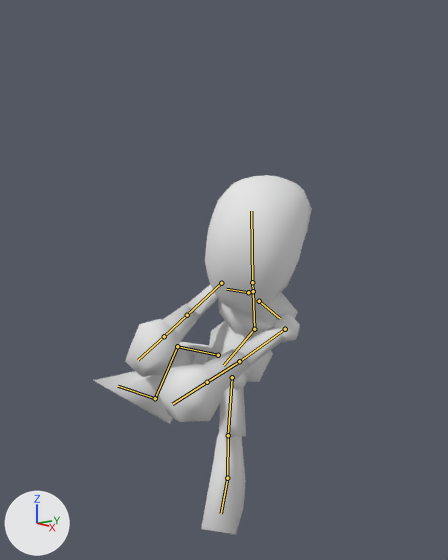
The Blender file Julio/DormTest/Assets/Model/ROBOT.blend, before and after one commit.
One viewpoint serves both versions: a 50 mm camera at (4.68, -4.32, 4.62) aimed at (0.09, -0.71, 3.45). The axes (+X, +Y, +Z) are drawn at lower left. The lights are the same throughout. Both versions are drawn at frame 11 of the action 'LedgeGetUp'; the numbers are the values there. The bones that bend it are drawn over the model as lines.

In view in the first picture: 'Leg'.
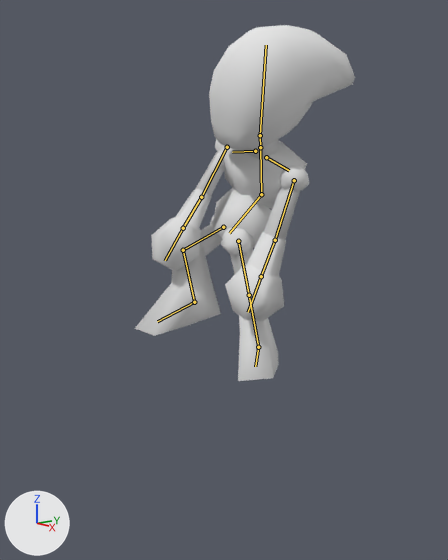
Location of each change, [x1, y1, x2, y2] in pixels of the pictures (448 x 560 px):
'Leg', posed: before [93, 175, 312, 534]; after [135, 25, 355, 381]
bone 'head', root to tip: before (252, 282) to (251, 211); after (260, 135) to (266, 45)
bone 'upperarm.l', root to tip: before (285, 329) to (239, 361); after (294, 180) to (275, 240)
bone 'upperarm.r', root to tip: before (221, 283) to (187, 315); after (227, 147) to (201, 197)

Edits to the bpy script that builds the scene:
```text
Change bone_root:
    where bone_root = bpy.data.objects['Armature'].pose.bones['root']
    bone_root.location: (0.0, 0.0, 0.0) -> (0.0, -0.507, -0.916)
Change bone_bone:
    where bone_bone = bpy.data.objects['Armature'].pose.bones['Bone']  # child of 'root'
    bone_bone.location: (0.0, 0.239, -1.087) -> (0.0, 0.669, -1.533)
Change bone_head:
    where bone_head = bpy.data.objects['Armature'].pose.bones['head']  # child of 'neck'
    bone_head.rotation_quaternion: (0.952, -0.044, 0.288, 0.016) -> (0.993, -0.105, -0.01, 0.054)  # degrees (-5, 34, 0) -> degrees (-12, -1, 6)
Change bone_upperarm_l:
    where bone_upperarm_l = bpy.data.objects['Armature'].pose.bones['upperarm.l']  # child of 'collar.l'
    bone_upperarm_l.rotation_quaternion: (0.604, -0.371, -0.36, -0.596) -> (0.74, -0.604, -0.143, -0.259)  # degrees (-2, -63, -88) -> degrees (-74, -32, -14)
Change bone_upperarm_r:
    where bone_upperarm_r = bpy.data.objects['Armature'].pose.bones['upperarm.r']  # child of 'collar.r'
    bone_upperarm_r.rotation_quaternion: (0.609, -0.262, 0.27, 0.671) -> (0.558, -0.632, 0.502, 0.191)  # degrees (4, 45, 97) -> degrees (-121, 53, -45)
```
